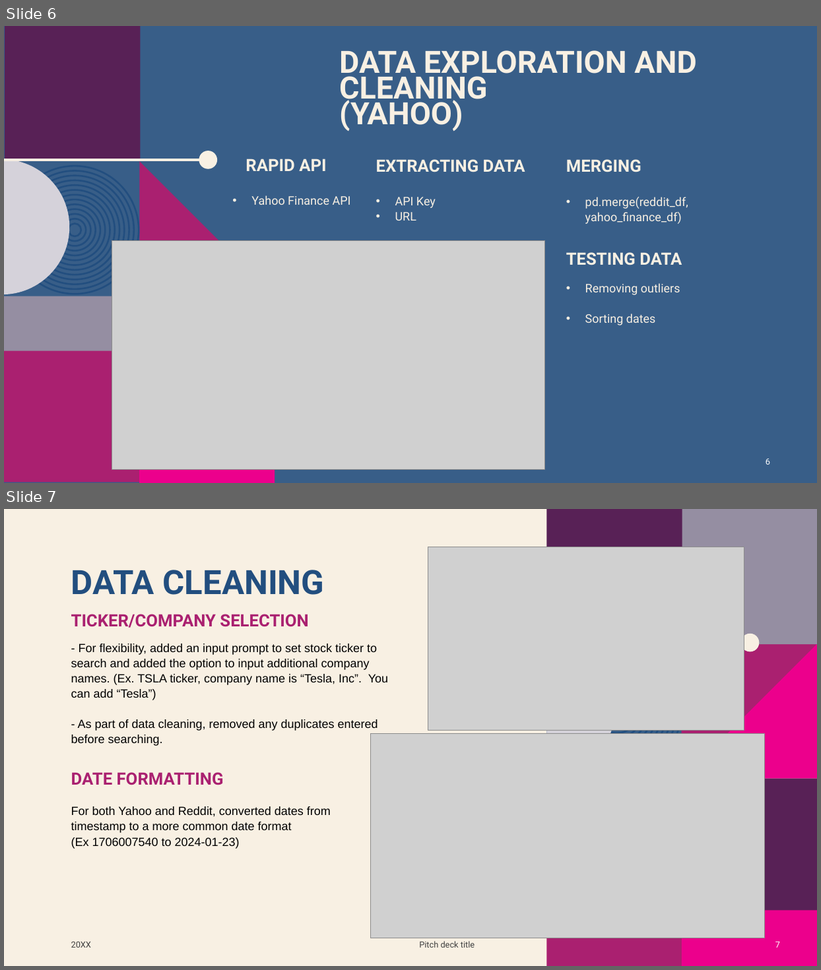
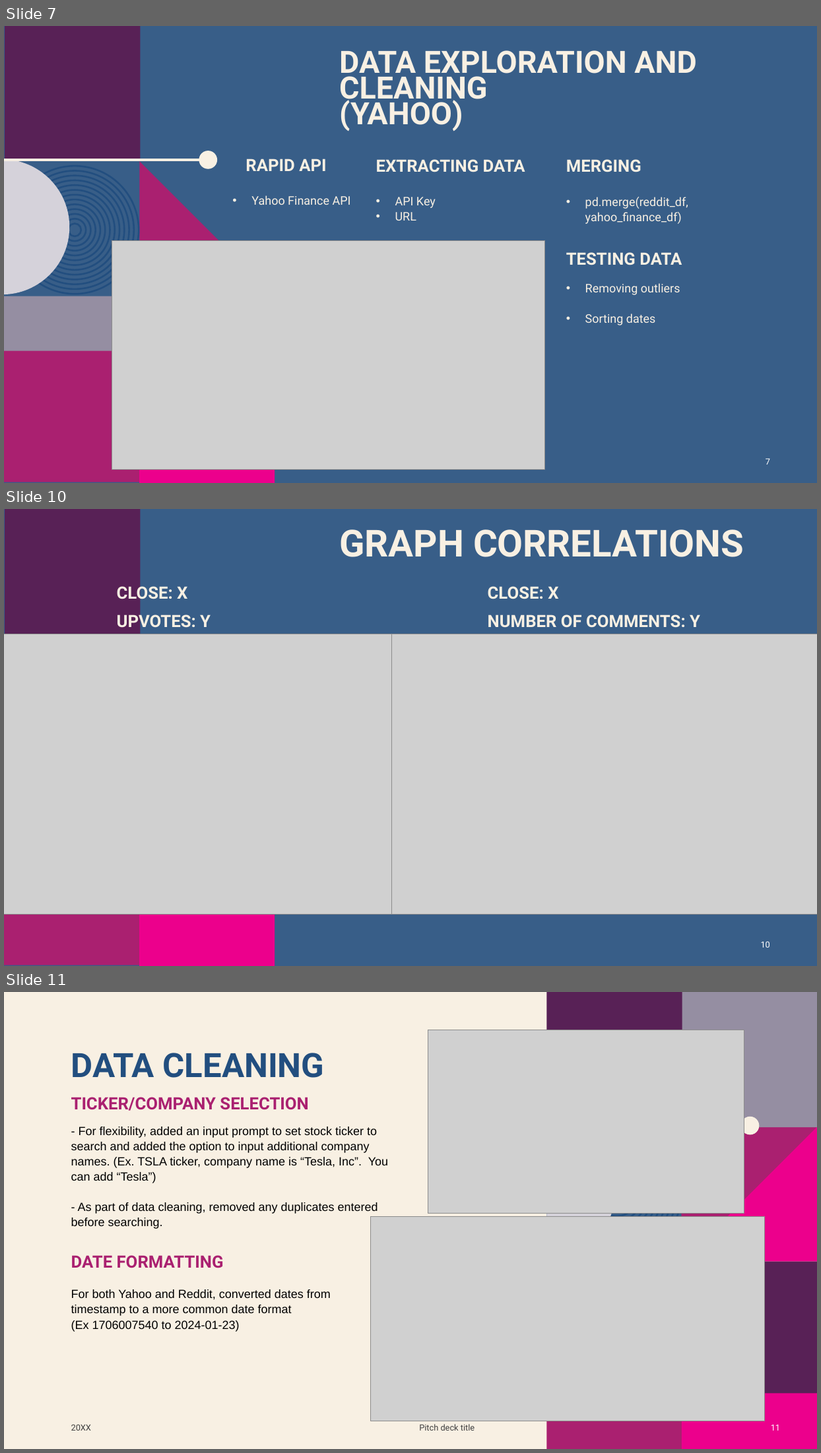
Before and after one commit to AprilHolmes7825/Project_1, a slide deck: Reddit Yahoo Finance Presentation.pptx. Shown one above the other, each under a label of ours: slides 6 and 7 before the commit, slides 7, 10 and 11 after it; the slides between them are not shown. The pictures are 821x970 and 821x1453 pixels, drawn with LibreOffice and Linux fonts; fonts in the diff are those of the drawing; grey boxes stand for pictures; background and template pictures are left out. Boxes give left, top, right and bottom in pixels: in the first picture for what was removed or moved away, otherwise in the second. Text is boxed around its words. In the diff, an @@ line names an element or a change of style, - is before the commit and + after.

```diff
--- a/Reddit Yahoo Finance Presentation.pptx
+++ b/Reddit Yahoo Finance Presentation.pptx
@@ slide 10 added at (x1=4, y1=509, x2=817, y2=966), background #385E88; not listed: 8 template elements that a slide beside it also shows @@
@@ title added at (x1=339, y1=529, x2=744, y2=557), 44 pt, text #F8F0E3, bold @@
+GRAPH CORRELATIONS
@@ text added at (x1=117, y1=583, x2=211, y2=632), 20 pt, text #F8F0E3, bold @@
+CLOSE: X
+UPVOTES: Y
@@ text added at (x1=488, y1=586, x2=700, y2=628), 20 pt, text #F8F0E3, bold @@
+CLOSE: X
+NUMBER OF COMMENTS: Y
@@ picture added at (x1=4, y1=634, x2=392, y2=915) @@
@@ picture added at (x1=392, y1=634, x2=817, y2=915) @@
@@ rectangle added at (x1=139, y1=780, x2=275, y2=916), fill #582156 @@
@@ page number added at (x1=761, y1=942, x2=770, y2=948), 10 pt, text #FFFFFF @@
+10
@@ what was slide 6 is now slide 7 @@
@@ page number at (x1=766, y1=459, x2=770, y2=465): text changed @@
-6
+7
@@ what was slide 7 is now slide 11 @@
@@ page number at (x1=771, y1=1425, x2=780, y2=1431): text changed @@
-7
+11
```
Also in this commit, not shown: 4 other slides added, 1 slide removed.
